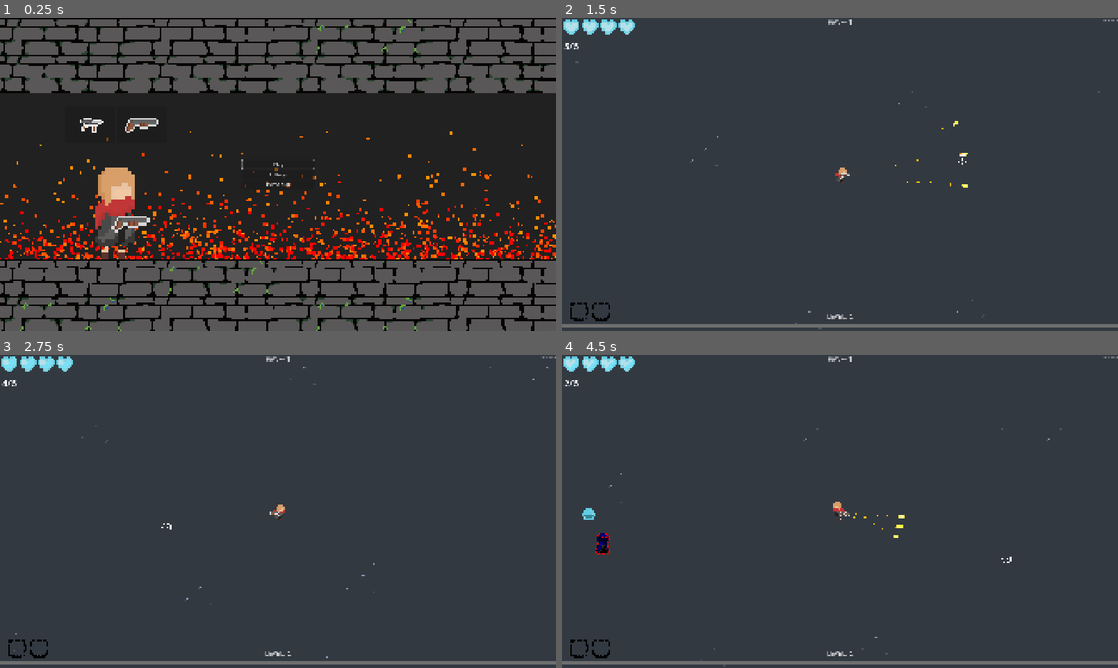
Above: before the commit, frames 1-4 (two rows, left to right).
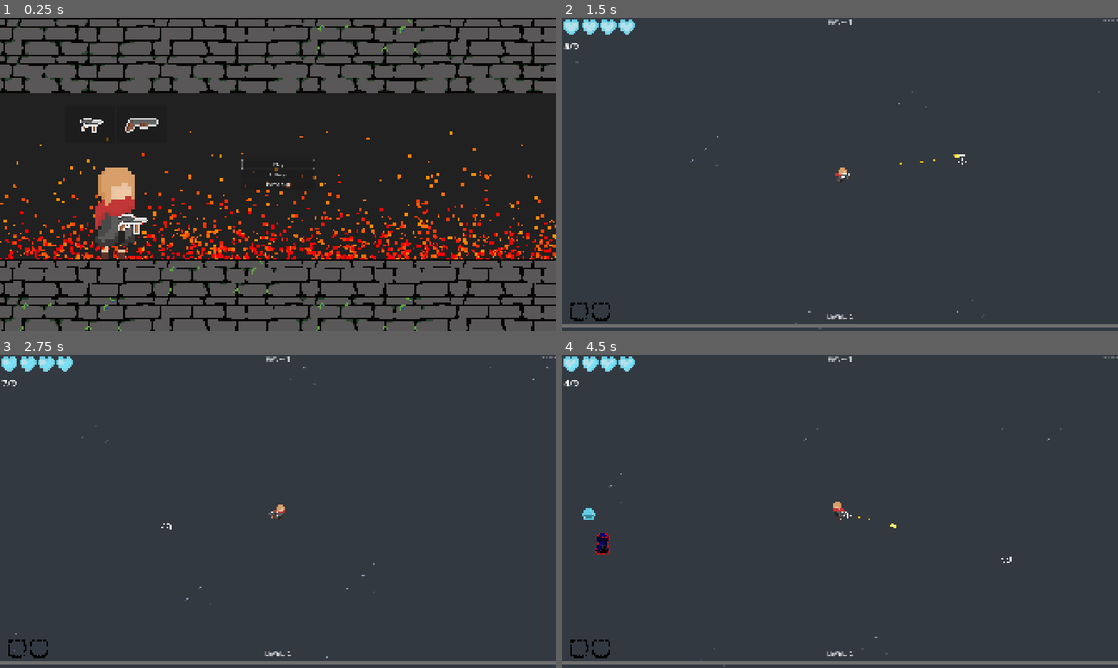
Above: after the commit, the same moments.

Repository: JordanBonfim/Mana-and-Bullets
Game: Godot game, scene res://title_screen/title_screen.tscn
The game is run twice, just before and just after one commit, with the same random seed, the same clock (stepped at 60 frames per second) and the same inputs. Sound files missing from this copy of the repository are replaced by a short silence.
Inputs (mouse positions are in pixels of both pictures, inside the frame that each line leads up to):
- Up to frame 1 (0.25 s): no input
- Up to frame 2 (1.5 s): click "Play" at 0.5 s; tap Enter at 1.25 s; move the mouse to (962, 158) at 1.27 s; press the mouse at (962, 158) at 1.28 s; hold Right (ui_right) from 1.28 s (still down)
- Up to frame 3 (2.75 s): move the mouse to (166, 527) at 2.02 s; release Right (ui_right) at 2.03 s; release the mouse at (166, 527) at 2.03 s; hold Down (ui_down) from 2.03 s (still down); tap 2 at 2.1 s; click (166, 527) at 2.17 s
- Up to frame 4 (4.5 s): move the mouse to (895, 442) at 2.77 s; release Down (ui_down) at 2.78 s; hold Right (ui_right) 2.78-3.53 s; tap 3 at 2.85 s; click (895, 442) at 2.92 s; tap Space at 3.5 s; move the mouse to (812, 574) at 3.52 s; hold Up (ui_up) 3.53-4.28 s; tap 5 at 3.6 s; click (812, 574) at 3.67 s; move the mouse to (1006, 558) at 4.27 s; hold Left (ui_left) from 4.28 s (still down); tap 6 at 4.35 s; click (1006, 558) at 4.42 s

The runs differ from the first frame. In frame 1, 0.2% of the frame differs, in the area x 20-27%, y 62-70%; in frame 2, 0.1%; in frame 3, less than 0.1%; in frame 4, 0.1%.

Commit message:
add new assets and remove camera scroll

Diff:
--- a/00_global/messages.gd
+++ b/00_global/messages.gd
@@ -1,7 +1,7 @@
 extends Node
 
 
-var player_weapon: int = 0
+var player_weapon: int = 1
 
 func set_player_weapon(weapon_index: int) -> void:
 	player_weapon = weapon_index
--- a/player/player.gd
+++ b/player/player.gd
@@ -85,11 +85,11 @@
 
 
 func _unhandled_input(event: InputEvent) -> void:
-	if event is InputEventMouseButton:
-		if event.button_index == MOUSE_BUTTON_WHEEL_DOWN:
-			camera_2d.zoom = clamp(camera_2d.zoom - Vector2(zoom_step, zoom_step), Vector2(min_zoom, min_zoom), Vector2(max_zoom, max_zoom))
-		elif event.button_index == MOUSE_BUTTON_WHEEL_UP:
-			camera_2d.zoom = clamp(camera_2d.zoom + Vector2(zoom_step, zoom_step), Vector2(min_zoom, min_zoom), Vector2(max_zoom, max_zoom))
+	#if event is InputEventMouseButton:
+		#if event.button_index == MOUSE_BUTTON_WHEEL_DOWN:
+			#camera_2d.zoom = clamp(camera_2d.zoom - Vector2(zoom_step, zoom_step), Vector2(min_zoom, min_zoom), Vector2(max_zoom, max_zoom))
+		#elif event.button_index == MOUSE_BUTTON_WHEEL_UP:
+			#camera_2d.zoom = clamp(camera_2d.zoom + Vector2(zoom_step, zoom_step), Vector2(min_zoom, min_zoom), Vector2(max_zoom, max_zoom))
 
 	if event is InputEventKey and event.pressed:
 		if event.keycode == KEY_ESCAPE:
@@ -100,7 +100,7 @@
 		## PARA DEBUG APENAS
 		## RETIRAR PARA EXPORTAR
 		## Controles de teste de HP e SPEED nas teclas - e +:
-		# Ctrl + tecla = altera SPEED | Shift + tecla = altera max_hp | Tecla pura = altera hp
+		## Ctrl + tecla = altera SPEED | Shift + tecla = altera max_hp | Tecla pura = altera hp
 		#elif event.keycode == KEY_MINUS or event.keycode == KEY_KP_SUBTRACT:
 			#if Input.is_key_pressed(KEY_CTRL):
 				#SPEED = max(0.0, SPEED - speed_step)
Binary file added: Audio/144.png
Not shown, added: Audio/144.png.import
Binary file added: Audio/180.png
Not shown, added: Audio/180.png.import
Binary file added: Audio/512.png
Not shown, added: Audio/512.png.import
Binary file added: Audio/cover.png
Not shown, added: Audio/cover.png.import
Binary file added: assets/144.png
Not shown, added: assets/144.png.import
Binary file added: assets/180.png
Not shown, added: assets/180.png.import
(and 5 more such lines)
